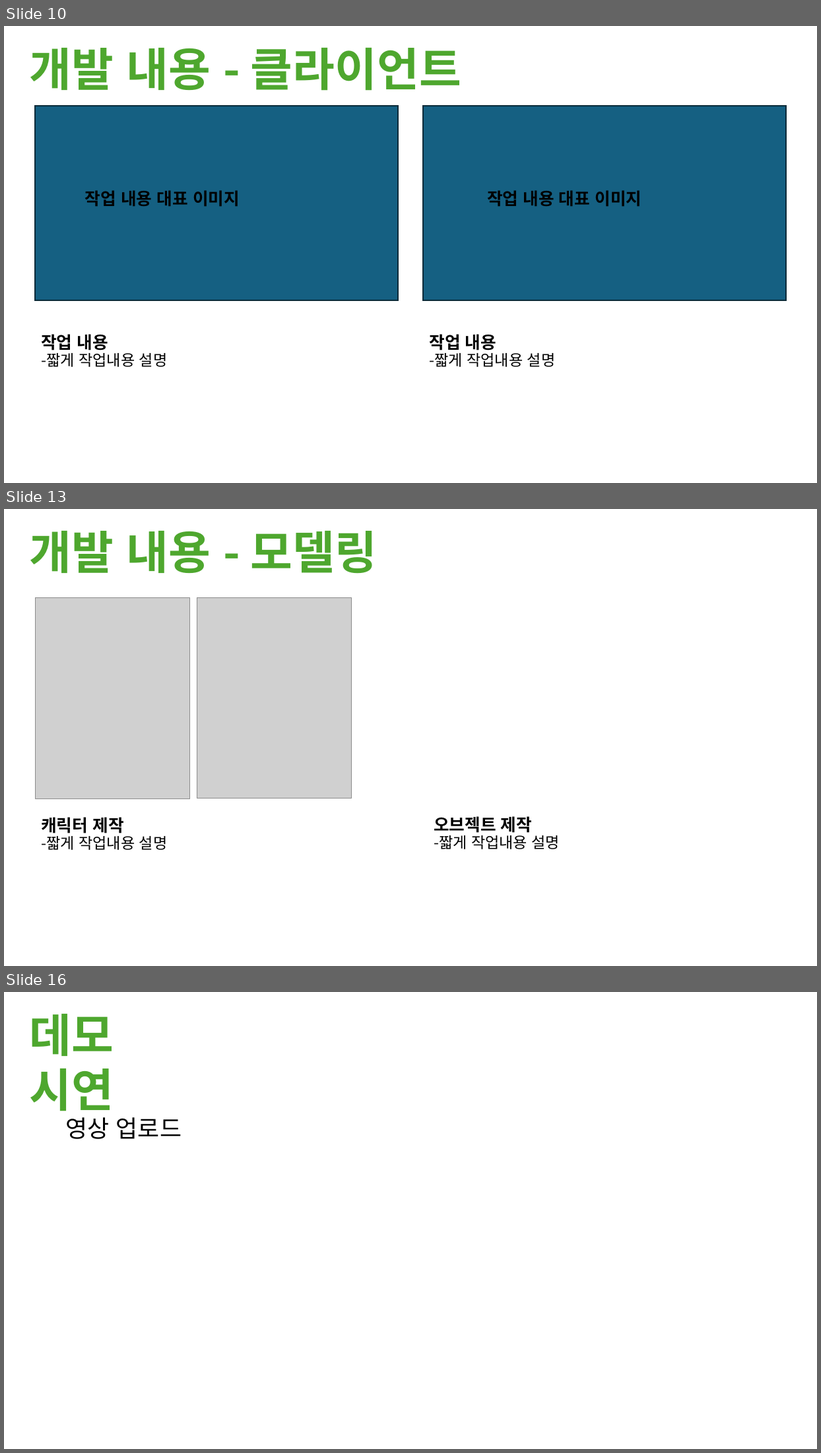
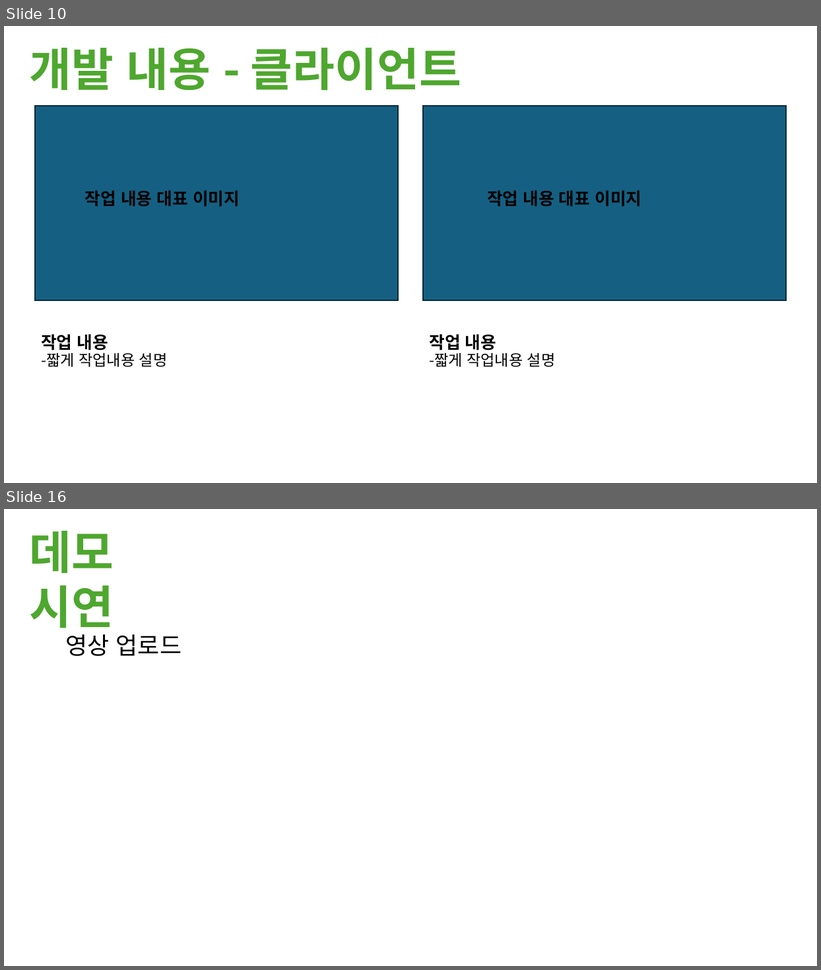
Before and after one commit to M055B411/23TH_TUK_Senior_Project, a slide deck: 제안서/EatUpAll_고윤범_노창현_양재성.pptx. Shown one above the other, each under a label of ours: slides 10, 13 and 16 before the commit, slides 10 and 16 after it; the slides between them are not shown. The pictures are 821x1453 and 821x970 pixels, drawn with LibreOffice and Linux fonts; fonts in the diff are those of the drawing; grey boxes stand for pictures. Boxes give left, top, right and bottom in pixels: in the first picture for what was removed or moved away, otherwise in the second. Text is boxed around its words. In the diff, an @@ line names an element or a change of style, - is before the commit and + after.

```diff
--- a/제안서/EatUpAll_고윤범_노창현_양재성.pptx
+++ b/제안서/EatUpAll_고윤범_노창현_양재성.pptx
@@ slide 13 removed at [4, 509, 817, 966], background #FFFFFF @@
@@ text removed at [30, 531, 377, 574] @@
-개발 내용 - 모델링
@@ picture removed at [35, 598, 189, 799] @@
@@ picture removed at [197, 598, 352, 798] @@
@@ text removed at [41, 817, 168, 850] @@
-캐릭터 제작
--짧게 작업내용 설명
@@ text removed at [434, 817, 560, 850] @@
-오브젝트 제작
--짧게 작업내용 설명
```
Also in this commit, not shown: 9 slides changed, 2 slides added, 1 other slide removed, 3 other files.
